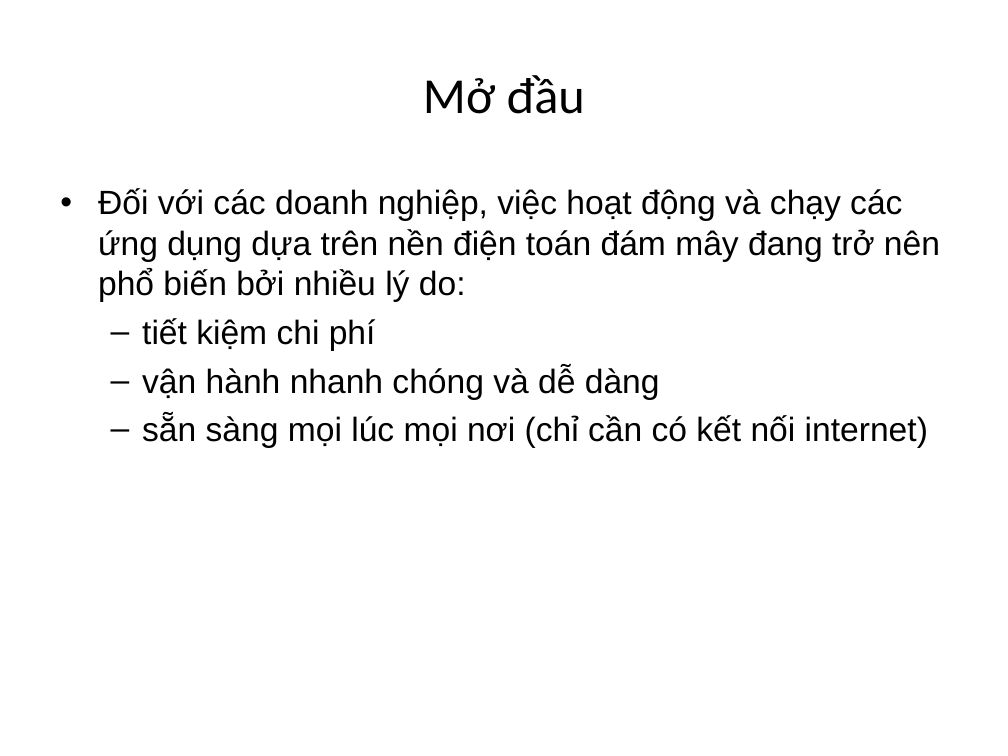
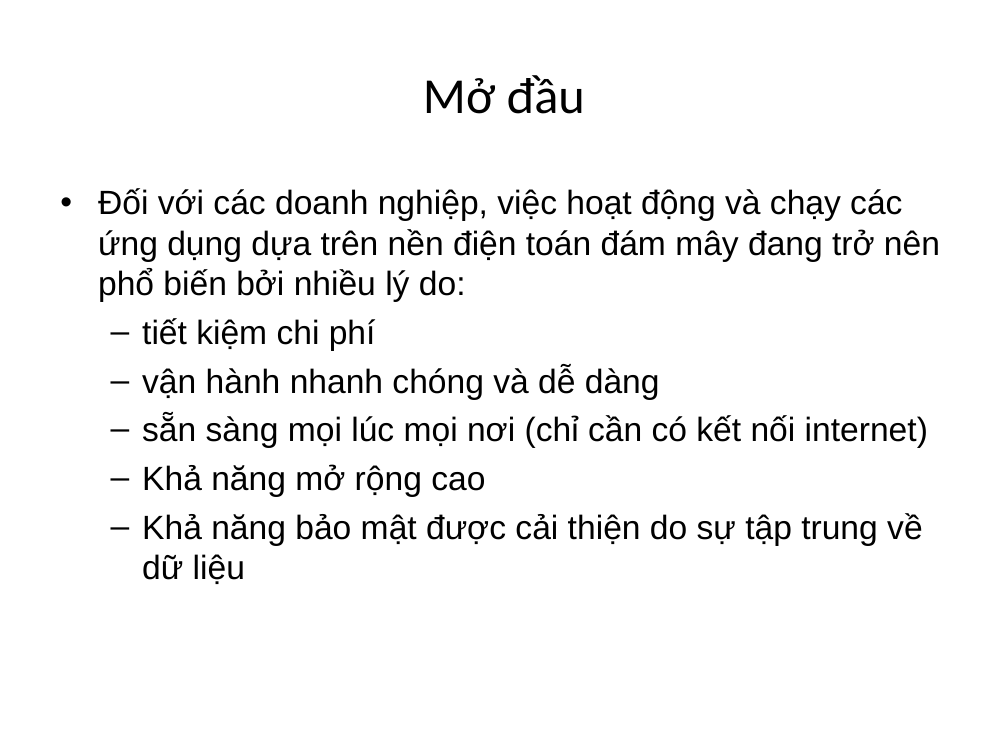
Before and after one commit to ndlongit/longnd-data, a slide deck: slide 2 of Temp/Bai tap ky nang - NDL.ppt. Drawn at 1008x756 pixels with LibreOffice and Linux fonts; fonts in the diff are those of the drawing. Boxes give left, top, right and bottom in pixels: in the first picture for what was removed or moved away, otherwise in the second. Text is boxed around its words. In the diff, an @@ line names an element or a change of style, - is before the commit and + after.

```diff
--- a/Temp/Bai tap ky nang - NDL.ppt
+++ b/Temp/Bai tap ky nang - NDL.ppt
@@ text at bbox=[142, 464, 923, 584]: paragraphs added @@
+  – Khả năng mở rộng cao
+  – Khả năng bảo mật được cải thiện do sự tập trung về dữ liệu
```
Also in this commit, not shown: 2 other slides changed, 1 slide added.
